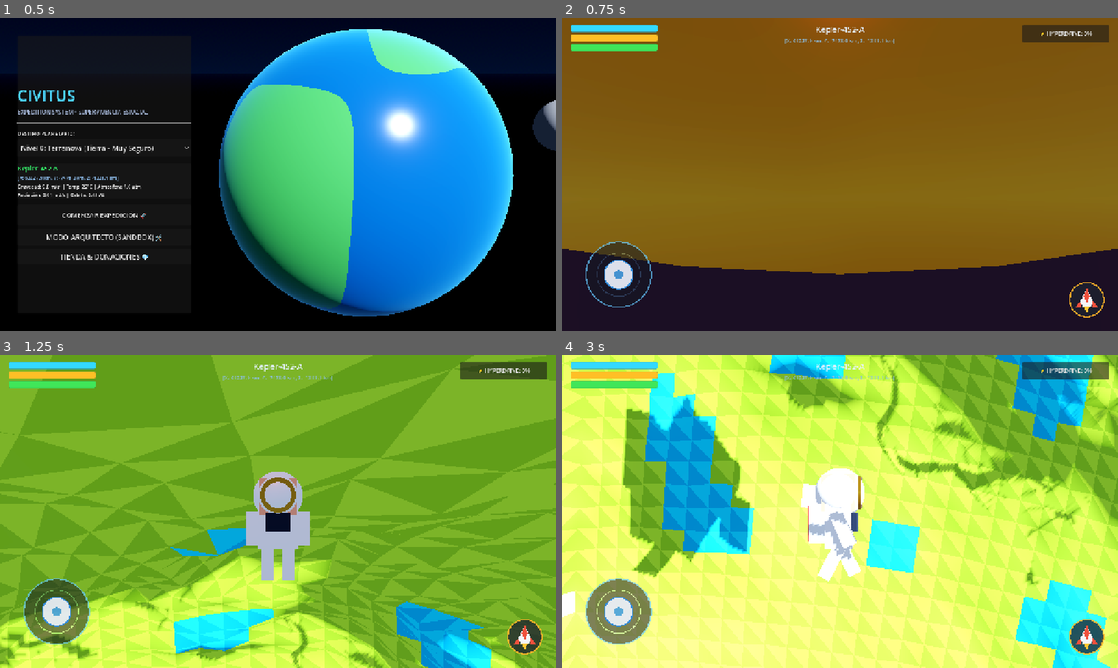
Above: before the commit, frames 1-4 (two rows, left to right).
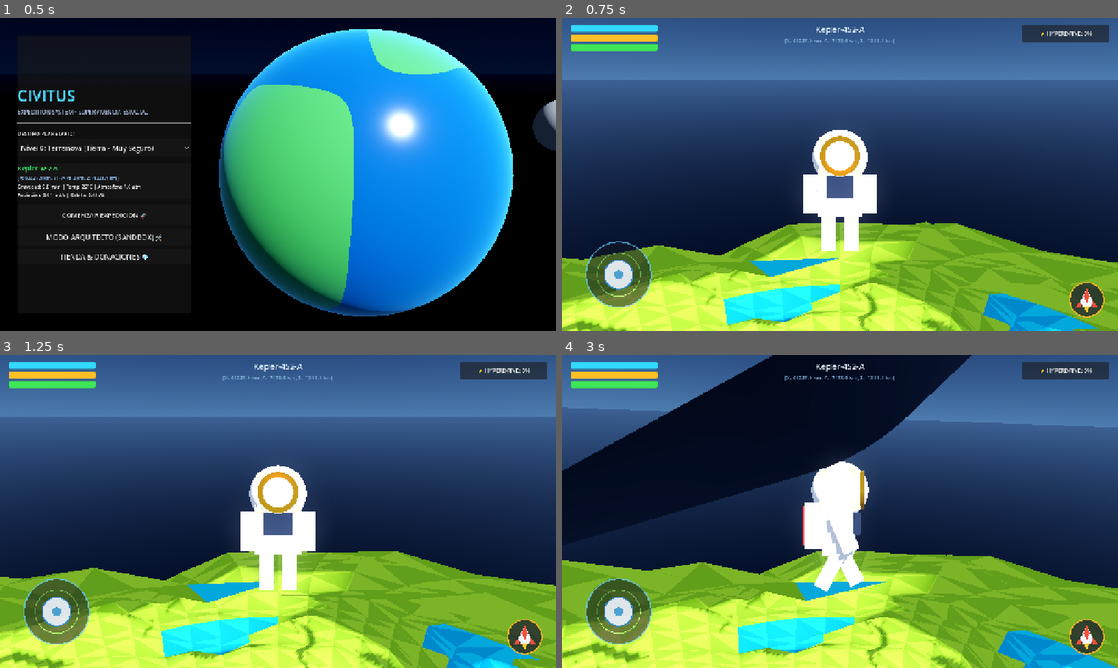
Above: after the commit, the same moments.

Repository: nicolasbuelvas/CIVITUS
Game: Godot game, scene res://scenes/screens/main_menu.tscn
Same seed, same stepped clock (60 frames per second), same inputs: the game is played once before the commit and once after it. Sound files missing from this copy of the repository are replaced by a short silence.
Inputs (mouse positions are in pixels of both pictures, inside the frame that each line leads up to):
- Up to frame 1 (0.5 s): no input
- Up to frame 2 (0.75 s): click "COMENZAR EXPEDICIÓN 🚀" at 0.5 s
- Up to frame 3 (1.25 s): no input
- Up to frame 4 (3 s): drag from (617, 611) to (895, 442) at 1.27 s; drag from (728, 527) to (812, 574) at 2.02 s; move the mouse to (895, 442) at 2.77 s; hold D (move_right) from 2.78 s (still down); hold F from 2.78 s (still down)

Frame 1 is identical in both runs. In frame 2, 98% of the frame differs, in the area x 0-100%, y 0-100%; in frame 3, 84%; in frame 4, 94%.

Commit message:
fix: resolve planet collision penetration with solid SphereShape3D and add true NASA spacesuit with golden visor

Diff:
--- a/scripts/entities/character_3d.gd
+++ b/scripts/entities/character_3d.gd
@@ -128,8 +128,17 @@
 		head.position.y = move_toward(head.position.y, 1.48, delta * 2.0)
 
 	# 4. Vertical Velocity / Radial Jump & Jetpack
-	if is_on_floor():
-		vertical_speed = 0.0
+	var on_ground = is_on_floor()
+	if not on_ground:
+		for i in range(get_slide_collision_count()):
+			var col = get_slide_collision(i)
+			if col.get_normal().dot(up_dir) > 0.35:
+				on_ground = true
+				break
+
+	if on_ground:
+		if vertical_speed < 0.0:
+			vertical_speed = 0.0
 		if Input.is_action_just_pressed("jump_thrust"):
 			vertical_speed = jump_velocity
 			AudioManager.play("hop", 1.1)
@@ -142,6 +151,7 @@
 				AudioManager.play("thruster", 1.0, -8.0)
 		else:
 			vertical_speed -= gravity_val * delta
+			vertical_speed = max(vertical_speed, -25.0) # Clamp terminal velocity!
 
 	# Combine spherical tangent velocity + radial vertical velocity
 	velocity = horizontal_vel + up_dir * vertical_speed
--- a/scripts/world/spherical_planet.gd
+++ b/scripts/world/spherical_planet.gd
@@ -46,9 +46,10 @@
 	mesh_instance.mesh = planet_mesh
 	mesh_instance.material_override = mat
 
-	# Create perfect 360-degree continuous collision mesh (NO GAPS, NO VOID!)
-	var trimesh_shape = planet_mesh.create_trimesh_shape()
-	collision_shape.shape = trimesh_shape
+	# Create solid 360-degree SphereShape3D (PHYSICALLY IMPOSSIBLE TO PENETRATE!)
+	var solid_sphere = SphereShape3D.new()
+	solid_sphere.radius = radius - 0.2
+	collision_shape.shape = solid_sphere
 
 	# Place Spaceship at North Pole
 	var north_pos = Vector3.UP * (radius + _get_elevation(Vector3.UP) + 0.1)
@@ -60,11 +61,13 @@
 	# Spawn features across the spherical surface
 	_spawn_spherical_features(planet_params)
 
-	# Position Player in front of the Spaceship ramp
+	# Position Player safely in front of the Spaceship on open ground
 	var player = get_parent().get_node_or_null("Character3D")
 	var hud = get_parent().get_node_or_null("HUD")
 	if player:
-		var start_dir = (Vector3.UP + Vector3.FORWARD * 0.12).normalized()
+		player.floor_snap_length = 0.6
+		player.floor_max_angle = deg_to_rad(65.0)
+		var start_dir = (Vector3.UP + Vector3.FORWARD * 0.28).normalized()
 		var start_pos = start_dir * (radius + _get_elevation(start_dir) + 1.2)
 		player.position = start_pos
 		player.planet_radius = radius
Binary file added: screenshot_spherical_fixed.png
